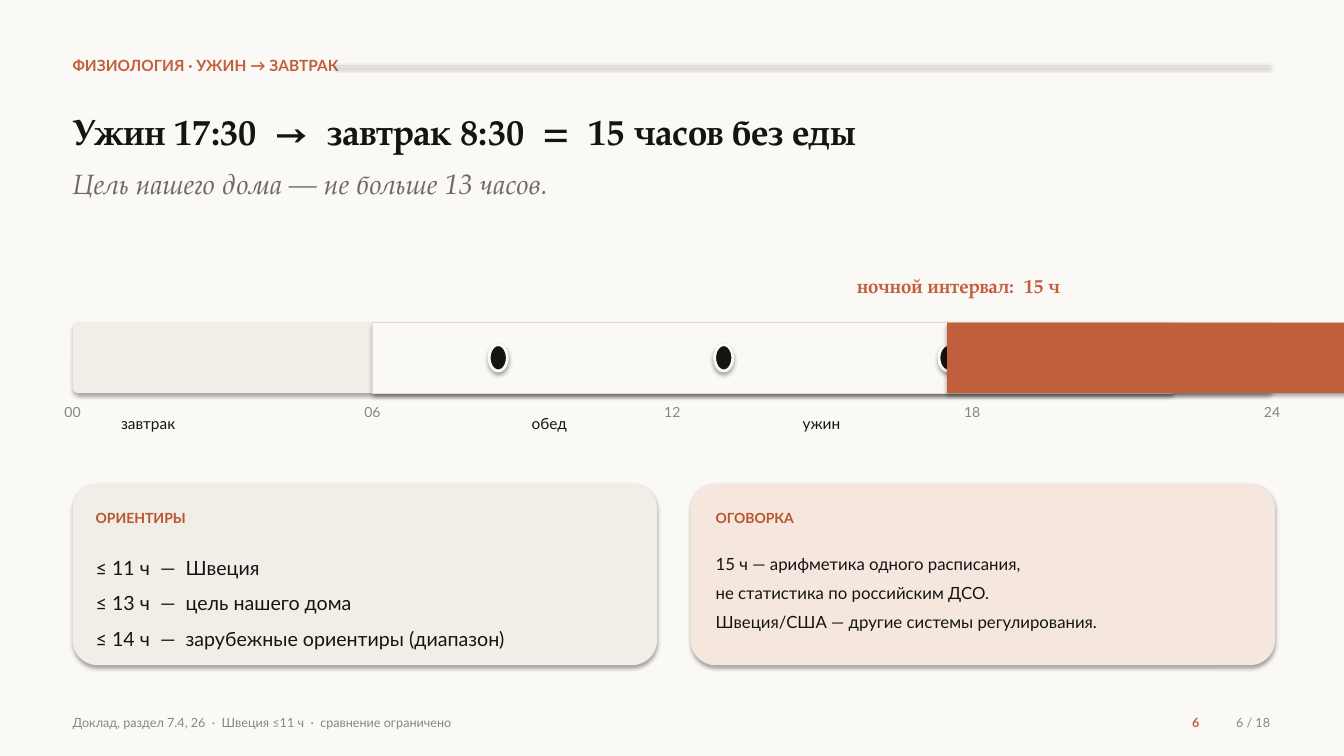
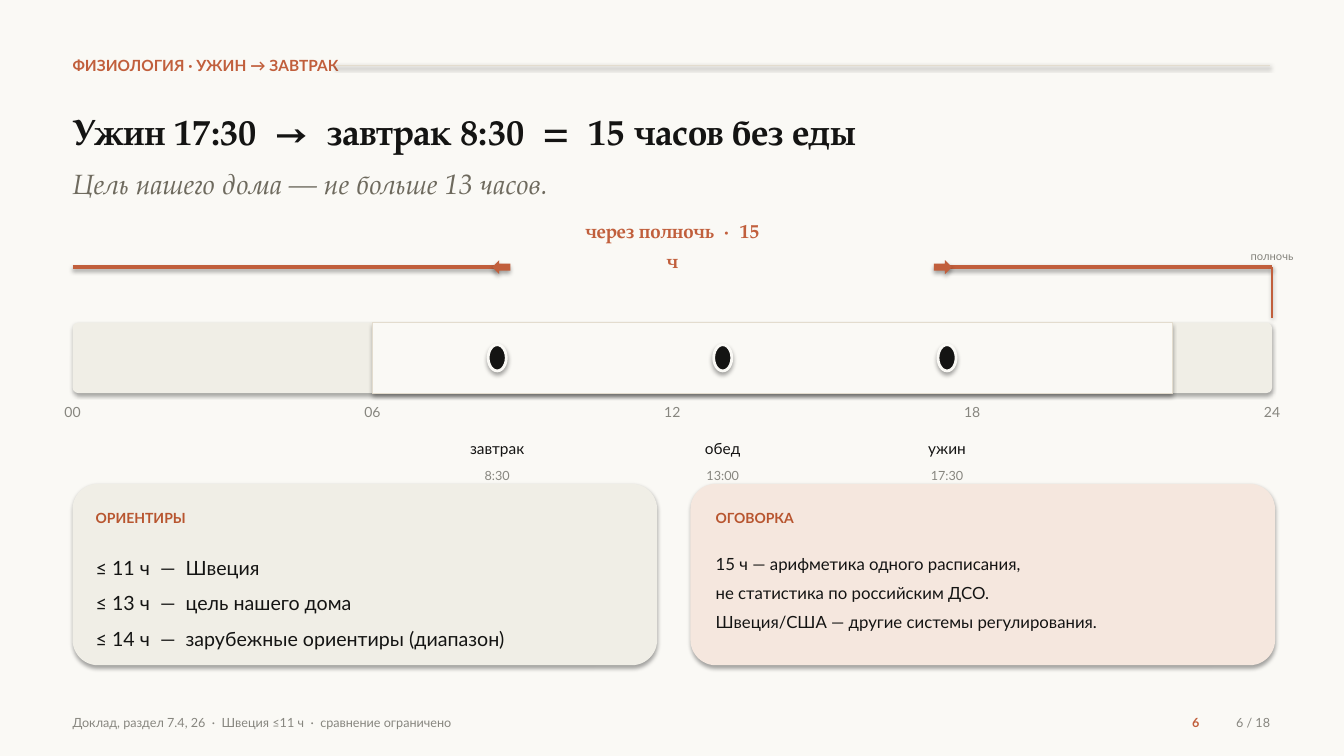
Before and after one commit to qlolp/seminar-variable-food-2026, a slide deck: slide 6 of 02_презентация/презентация_v6/Презентация_v6_Не_просто_накормить.pptx. Drawn at 1344x756 pixels with LibreOffice and Linux fonts; fonts in the diff are those of the drawing. Boxes give left, top, right and bottom in pixels: in the first picture for what was removed or moved away, otherwise in the second. Text is boxed around its words. In the diff, an @@ line names an element or a change of style, - is before the commit and + after.

```diff
--- a/02_презентация/презентация_v6/Презентация_v6_Не_просто_накормить.pptx
+++ b/02_презентация/презентация_v6/Презентация_v6_Не_просто_накормить.pptx
@@ text added at (x1=585, y1=225, x2=760, y2=268), 14 pt, text #C15F3C, bold @@
+через полночь · 15 ч
@@ line added from (73, 267) to (497, 267), #C15F3C 2.5 pt @@
@@ left arrow added at (x1=492, y1=260, x2=510, y2=274), fill #C15F3C @@
@@ right arrow added at (x1=935, y1=260, x2=953, y2=274), fill #C15F3C @@
@@ line added from (948, 267) to (1272, 267), #C15F3C 2.5 pt @@
@@ text added at (x1=1251, y1=254, x2=1294, y2=260), 8 pt, text #87867F @@
+полночь
@@ line added from (1272, 267) to (1272, 318), #C15F3C 1 pt @@
@@ text removed at (x1=857, y1=279, x2=1059, y2=299) @@
-ночной интервал: 15 ч
@@ rectangle removed at (x1=948, y1=323, x2=1344, y2=393) @@
@@ text "завтрак" moved from (x1=121, y1=421, x2=175, y2=432) to (x1=470, y1=446, x2=524, y2=457) @@
@@ text "обед" moved from (x1=532, y1=418, x2=567, y2=432) to (x1=705, y1=443, x2=740, y2=457) @@
@@ text "ужин" moved from (x1=803, y1=421, x2=841, y2=432) to (x1=928, y1=446, x2=966, y2=457) @@
@@ text added at (x1=485, y1=471, x2=510, y2=480), 9 pt, text #87867F @@
+8:30
@@ text added at (x1=706, y1=471, x2=738, y2=480), 9 pt, text #87867F @@
+13:00
@@ text added at (x1=931, y1=471, x2=963, y2=480), 9 pt, text #87867F @@
+17:30
```
Also in this commit, not shown: 4 other files.
